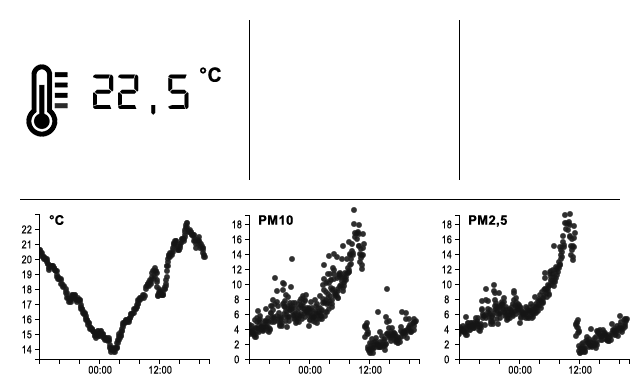
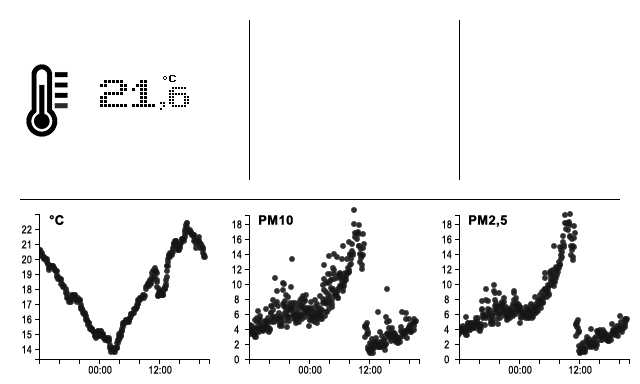
Before/after of a 640×384 layered artwork. What changed in the layer stack:
added layer "Ebene 5" above "°C" over left=160, top=87, right=189, bottom=110
added layer "°C" (2nd of 3) above "21,6" over left=163, top=75, right=176, bottom=82
added layer "21" (2nd of 2) above "°C" over left=100, top=80, right=155, bottom=107
hid "°C" (3rd of 3) over left=200, top=67, right=221, bottom=82
hid "22,5" over left=93, top=74, right=189, bottom=115
